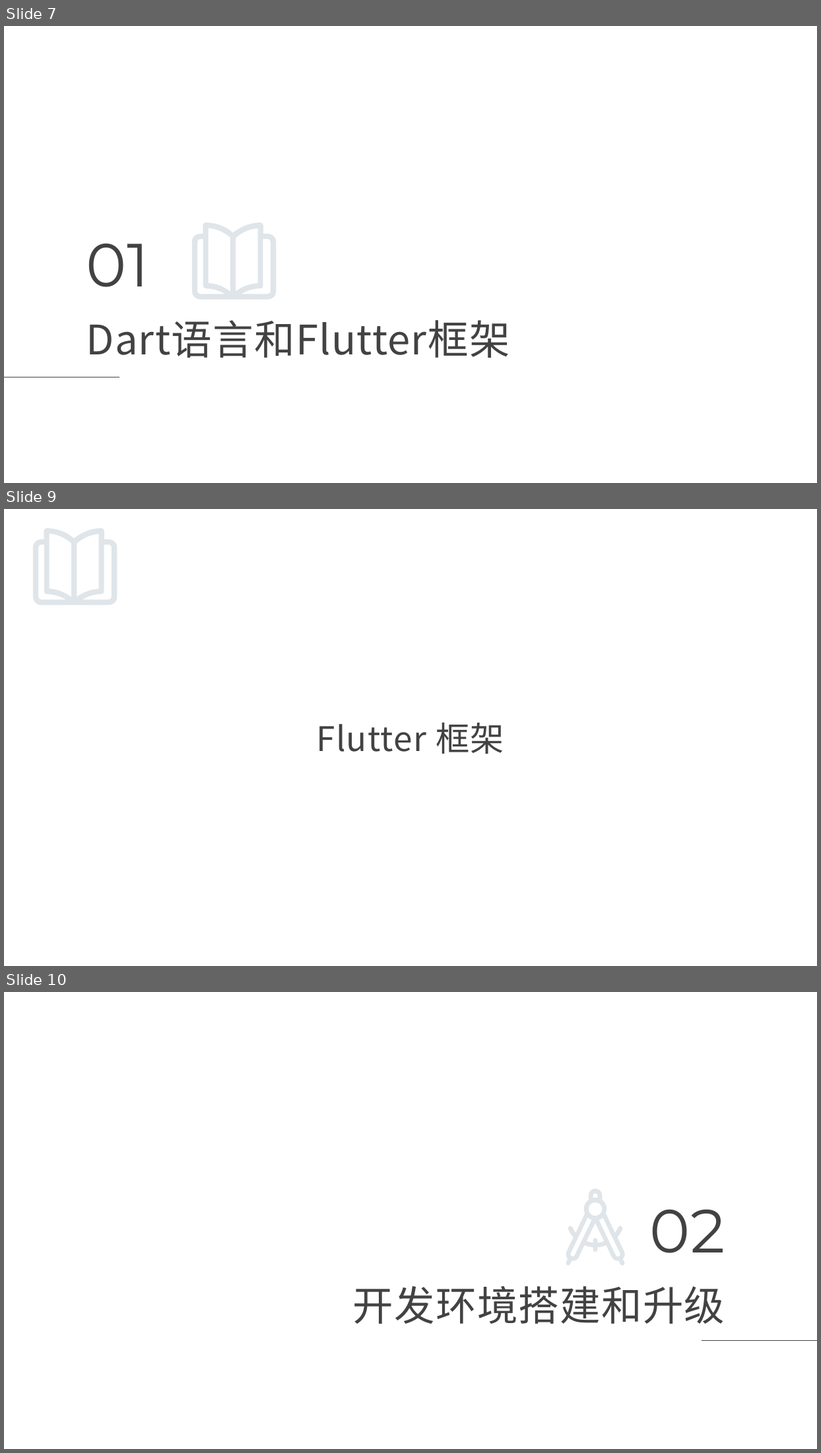
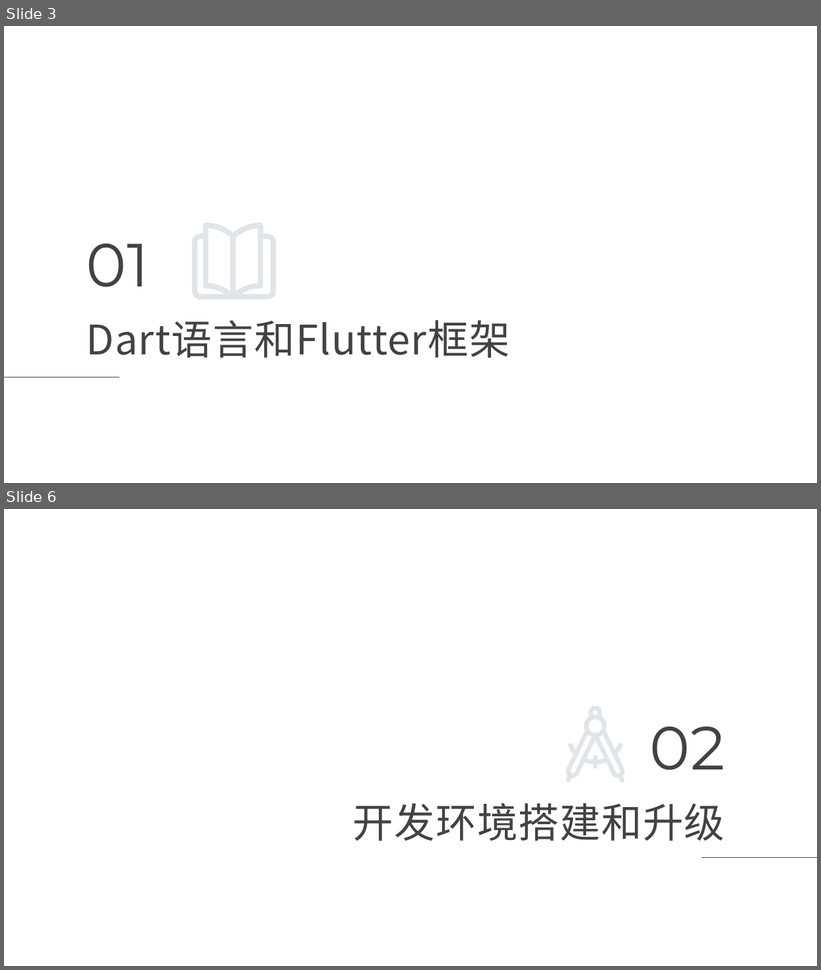
Before and after one commit to maosong-pactera/training, a slide deck: flutter/移动端Flutter_第1课_如何开始工作？.pptx. Shown one above the other, each under a label of ours: slides 7, 9 and 10 before the commit, slides 3 and 6 after it; the slides between them are not shown. The pictures are 821x1453 and 821x970 pixels, drawn with LibreOffice and Linux fonts; fonts in the diff are those of the drawing; background and template pictures are left out. Boxes give left, top, right and bottom in pixels: in the first picture for what was removed or moved away, otherwise in the second. Text is boxed around its words. In the diff, an @@ line names an element or a change of style, - is before the commit and + after.

```diff
--- a/flutter/移动端Flutter_第1课_如何开始工作？.pptx
+++ b/flutter/移动端Flutter_第1课_如何开始工作？.pptx
@@ slide 9 removed at (4, 509, 817, 966), background picture (left out) @@
@@ freeform shape removed at (32, 528, 117, 605) @@
@@ title removed at (317, 722, 504, 754) @@
-Flutter 框架
@@ what was slide 7 is now slide 3 @@
@@ what was slide 10 is now slide 6 @@
```
Also in this commit, not shown: 1 slide changed, 2 slides added, 5 other slides removed, 10 other files.
